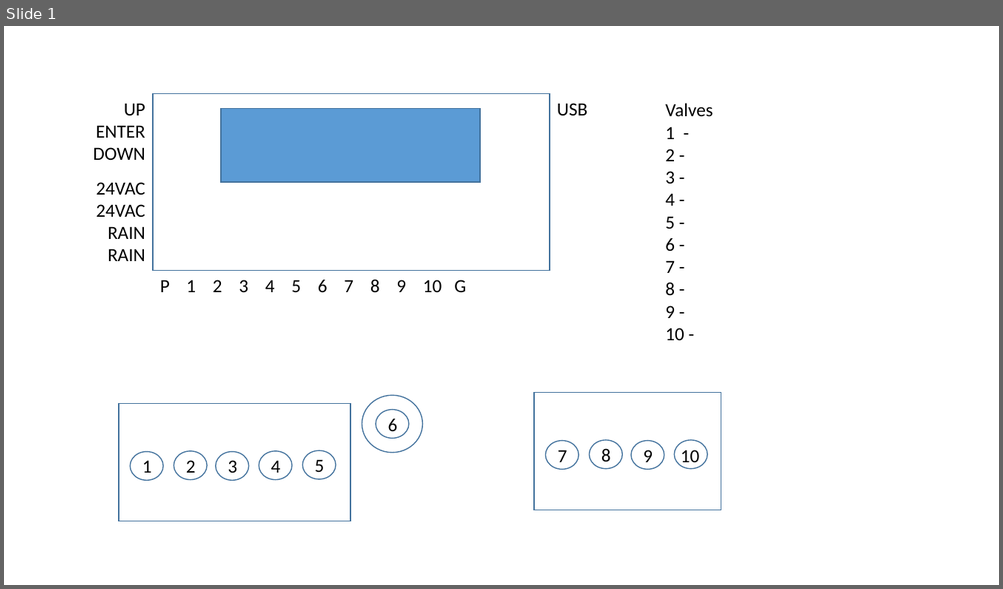
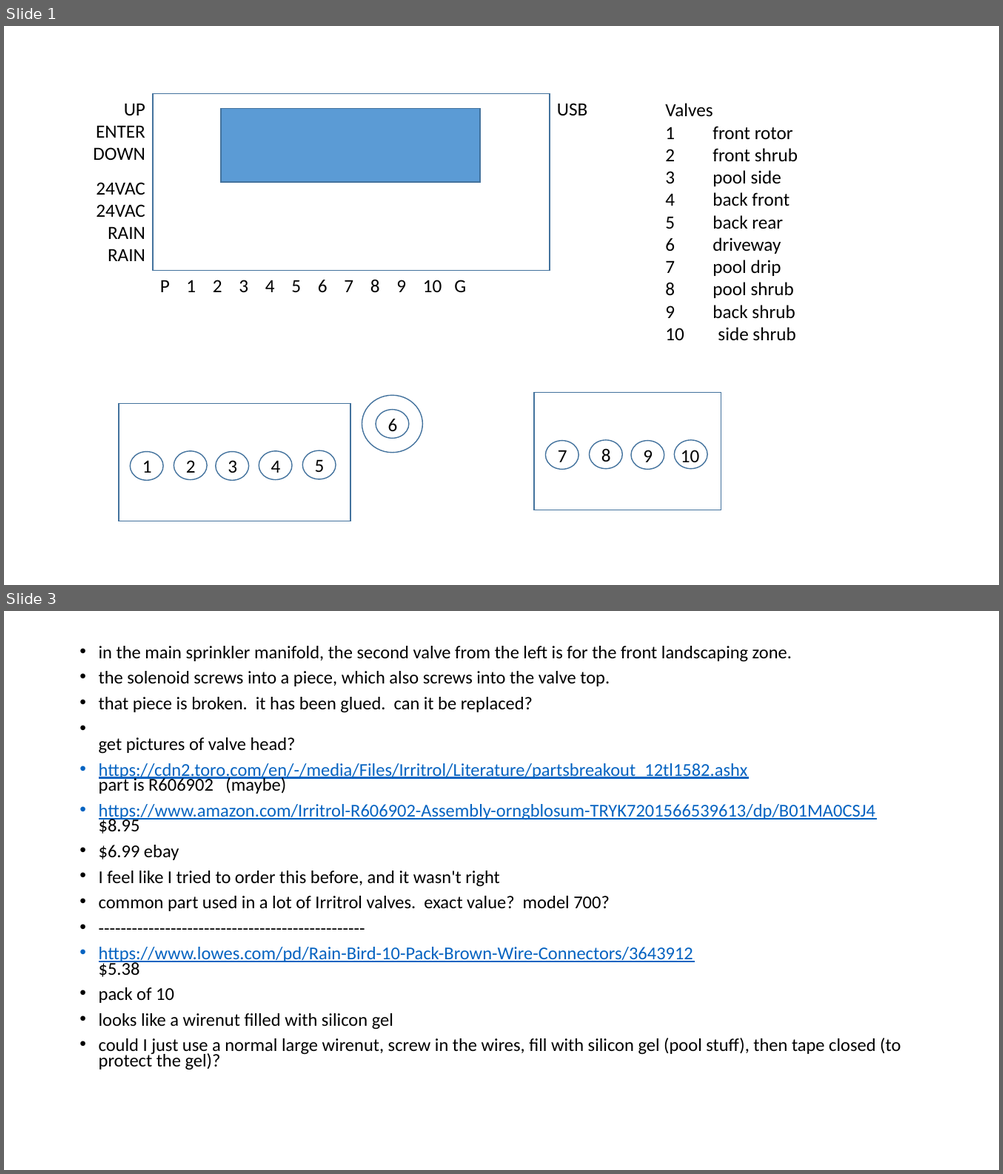
Before and after one commit to cdadgar/sprinkler, a slide deck: sprinkler.pptx. Shown one above the other, each under a label of ours: slide 1 before the commit, slides 1 and 3 after it; the slides between them are not shown. The pictures are 1003x589 and 1003x1174 pixels, drawn with LibreOffice and Linux fonts; fonts in the diff are those of the drawing. Boxes give left, top, right and bottom in pixels: in the first picture for what was removed or moved away, otherwise in the second. Text is boxed around its words. In the diff, an @@ line names an element or a change of style, - is before the commit and + after.

```diff
--- a/sprinkler.pptx
+++ b/sprinkler.pptx
@@ slide 3 added at (x1=4, y1=611, x2=999, y2=1170), background #FFFFFF @@
@@ text added at (x1=99, y1=646, x2=900, y2=1071), 17.5 pt, text #000000 @@
+• in the main sprinkler manifold, the second valve from the left is for the front landscaping zone.
+• the solenoid screws into a piece, which also screws into the valve top.
+• that piece is broken. it has been glued. can it be replaced?
+• get pictures of valve head?
+• https://cdn2.toro.com/en/-/media/Files/Irritrol/Literature/partsbreakout_12tl1582.ashx
+  part is R606902 (maybe)
+• https://www.amazon.com/Irritrol-R606902-Assembly-orngblosum-TRYK7201566539613/dp/B01MA0CSJ4
+  $8.95
+• $6.99 ebay
+• I feel like I tried to order this before, and it wasn't right
+• common part used in a lot of Irritrol valves. exact value? model 700?
+• ------------------------------------------------
+• https://www.lowes.com/pd/Rain-Bird-10-Pack-Brown-Wire-Connectors/3643912
+  $5.38
+• pack of 10
+• looks like a wirenut filled with silicon gel
+• could I just use a normal large wirenut, screw in the wires, fill with silicon gel (pool stuff), then tape closed (to protect the gel)?
@@ slide 1 changed as well @@
@@ text at (x1=665, y1=126, x2=797, y2=340): text changed @@
-1 -
-2 -
-3 -
-4 -
-5 -
-6 -
-7 -
-8 -
-9 -
-10 -
+1 front rotor
+2 front shrub
+3 pool side
+4 back front
+5 back rear
+6 driveway
+7 pool drip
+8 pool shrub
+9 back shrub
+10 side shrub
```
Also in this commit, not shown: 1 other slide added, 1 other file.
